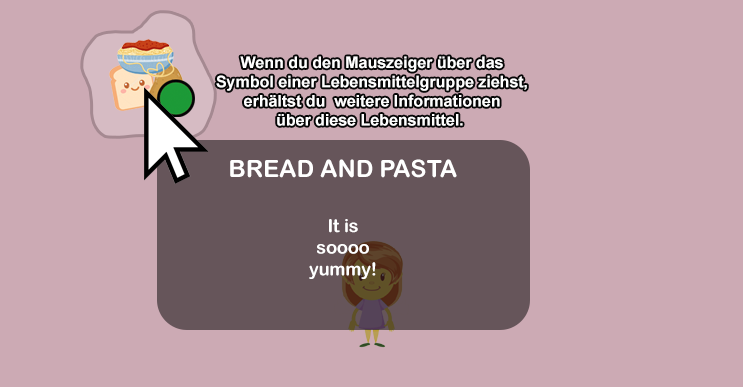
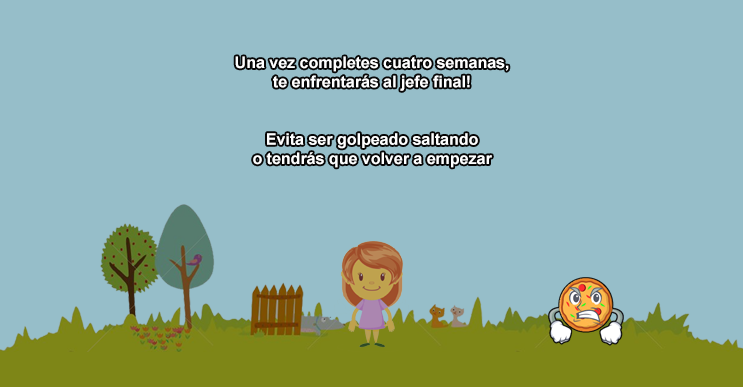
Layer changes from the first 743 × 387 image to the second:
added group "Group 11" with 5 layers above "Group 10" over box(0, 0, 743, 387)
added layer "Layer 42" (2nd of 2, in "Group 11") in group "Group 11" over box(548, 277, 624, 346)
added layer "Una vez completes cuatro semanas, te enfrentarás al jefe final!" in group "Group 11" over box(235, 56, 509, 168)
added layer "Layer 6 copy" (2nd of 11, in "Group 11") (20%) in group "Group 11" over box(0, 0, 743, 387)
added layer "Layer 5" (2nd of 12, in "Group 11") in group "Group 11" over box(334, 241, 409, 352)
added layer "Layer 3 copy 5" (2nd of 3, in "Group 11") in group "Group 11" over box(0, 0, 743, 387)
